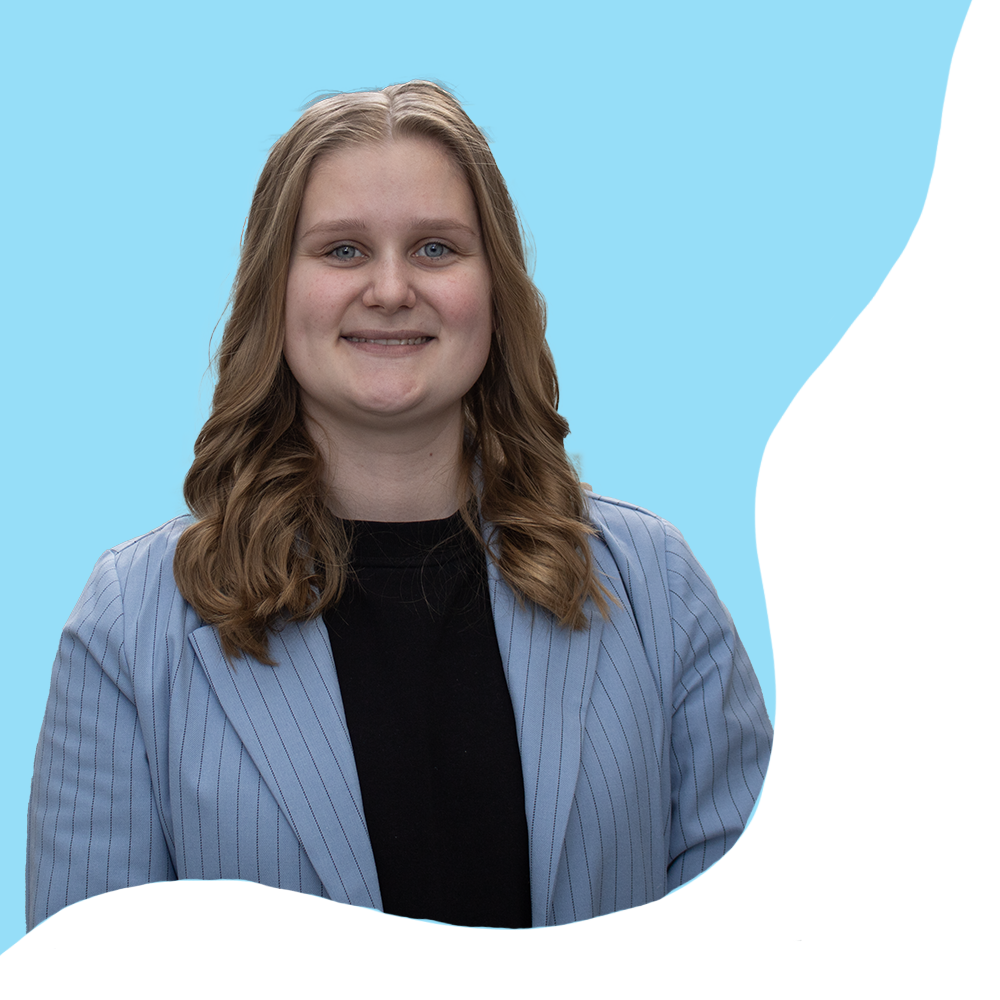
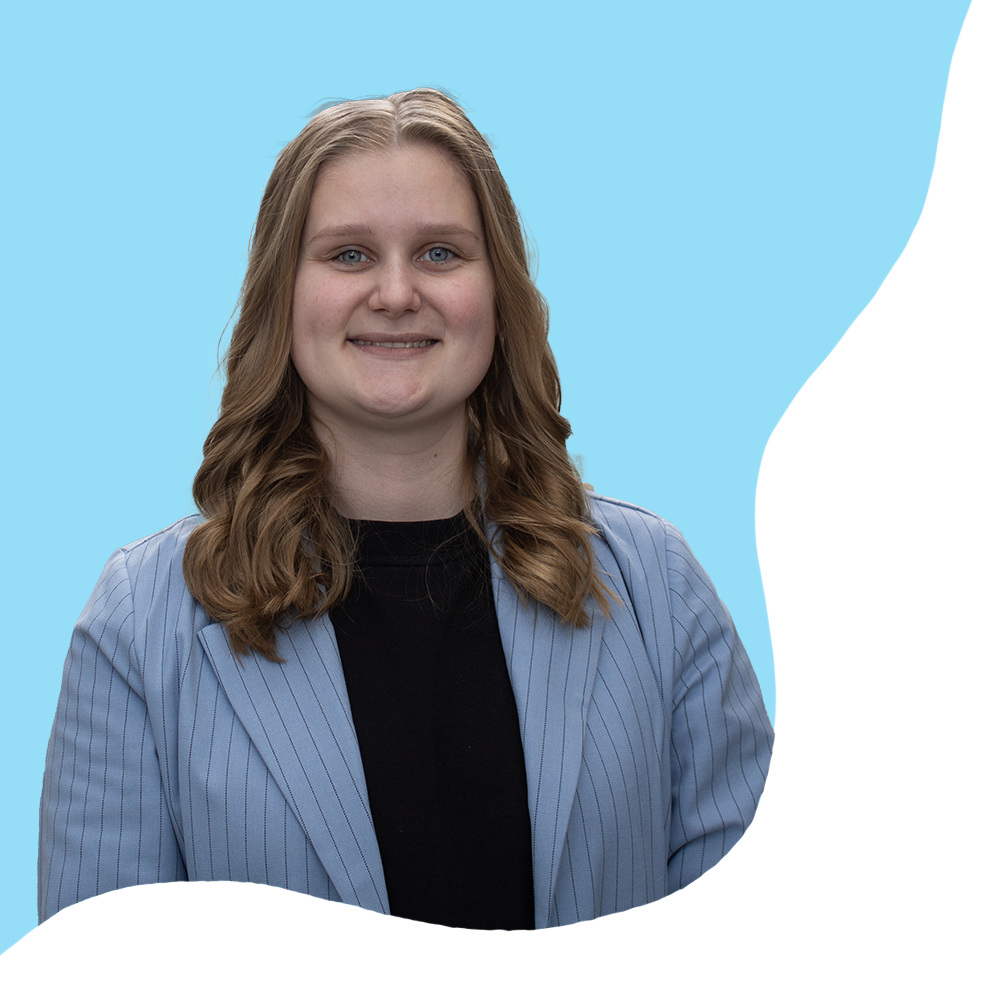
Layered file, before and after one edit (1000x1000). Changes by layer:
painted on "profile-picture" over (x1=25, y1=73, x2=802, y2=949)
